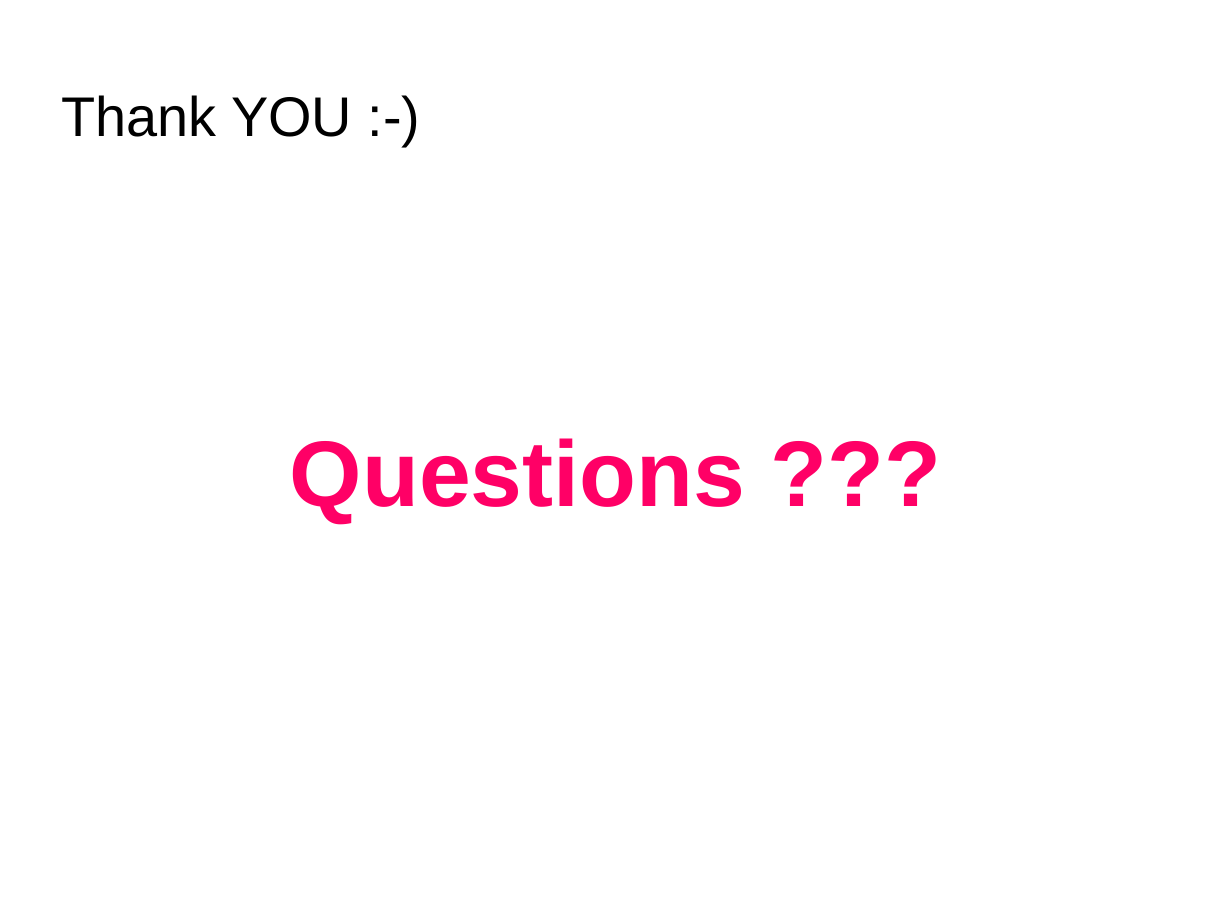
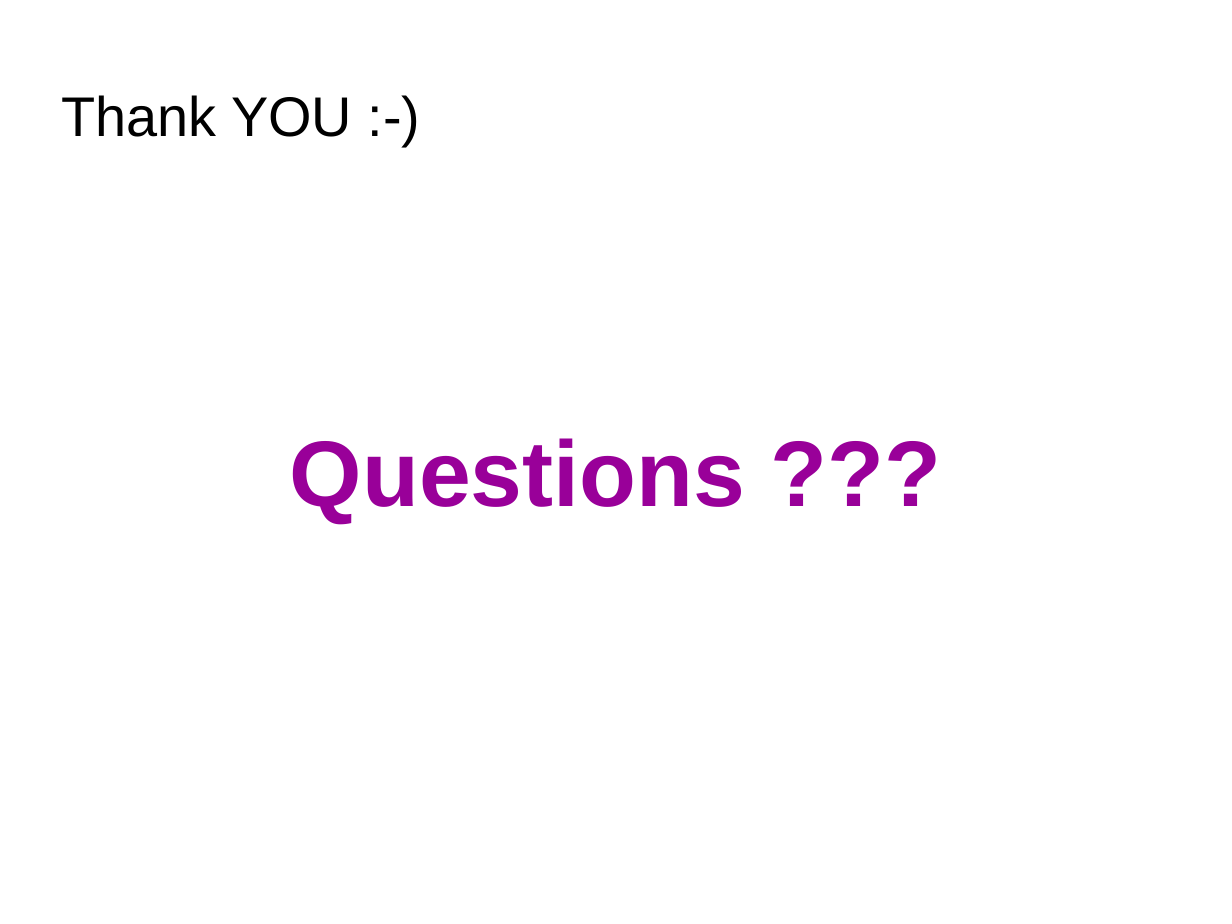
Before and after one commit to qiozas/Documents, a slide deck: slide 36 of fosscomm-2016/Big Data Streaming - FOSSCOMM 2016.odp. Drawn at 1232x924 pixels with LibreOffice and Linux fonts; fonts in the diff are those of the drawing; background and template pictures are left out. Boxes give left, top, right and bottom in pixels: in the first picture for what was removed or moved away, otherwise in the second. Text is boxed around its words. In the diff, an @@ line names an element or a change of style, - is before the commit and + after.

```diff
--- a/fosscomm-2016/Big Data Streaming - FOSSCOMM 2016.odp
+++ b/fosscomm-2016/Big Data Streaming - FOSSCOMM 2016.odp
@@ text "Questions ???" at <box>290,438,745,523</box>: text colour #FF0066 to #990099 @@
```
Also in this commit, not shown: 2 other slides changed, 1 other file.
